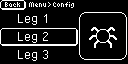
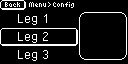
The second w=128, h=64 image is a revision of the first. Changes to its layers:
hid "-e-leg_none_icon", painted on it over [89, 27, 117, 48]
